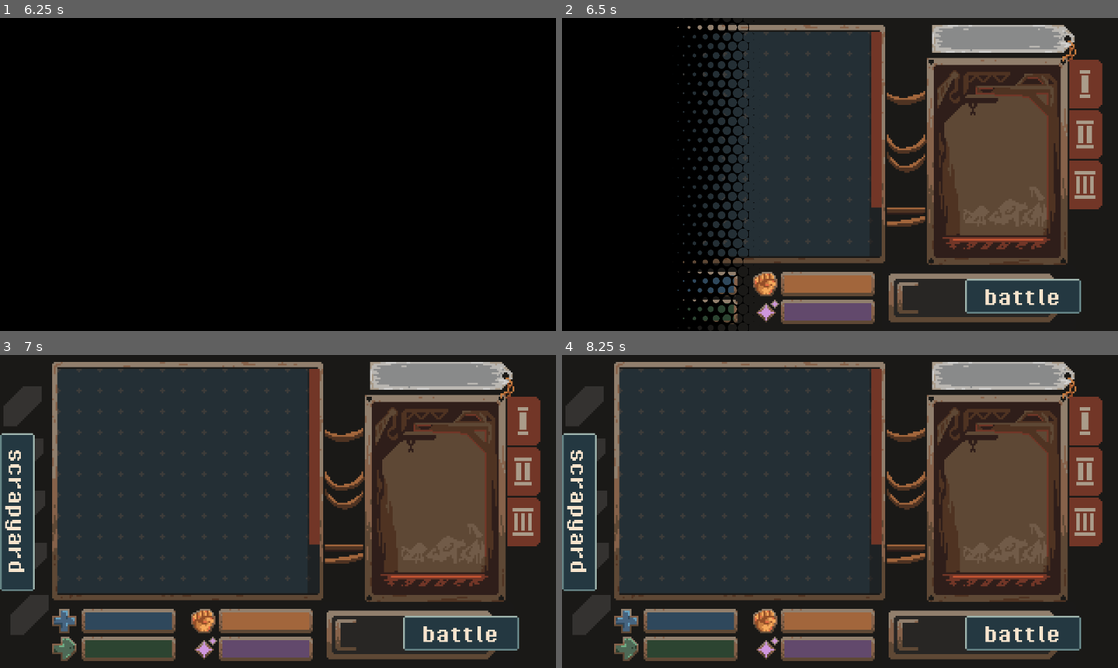
Above: before the commit, frames 1-4 (two rows, left to right).
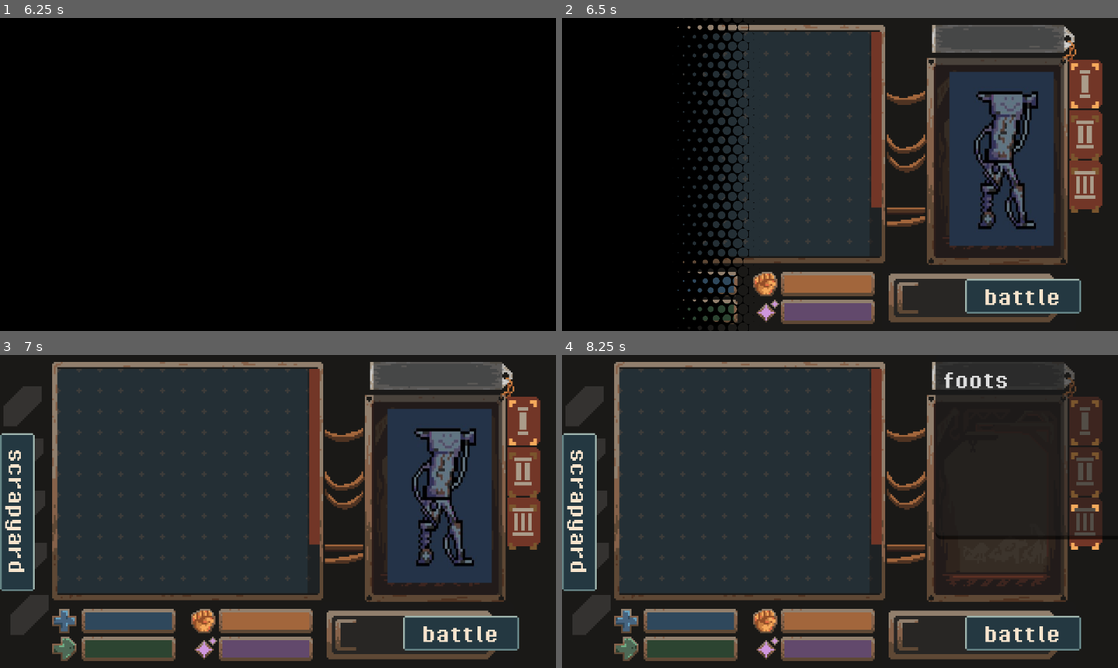
Above: after the commit, the same moments.

Repository: Nikiroz/Ludum60
Game: Godot game, scene res://scenes/main.tscn
Same seed, same stepped clock (60 frames per second), same inputs: the game is played once before the commit and once after it.
Inputs (mouse positions are in pixels of both pictures, inside the frame that each line leads up to):
- Up to frame 1 (6.25 s): click "Settings" at 0.5 s; click "Credits" at 1.25 s; click (289, 111) at 2 s; click (289, 180) at 2.75 s; click "Back" at 3.5 s; click "scrapyard" at 4.25 s; click "battle" at 5 s; click "New game" at 5.75 s
- Up to frame 2 (6.5 s): no input
- Up to frame 3 (7 s): click (522, 423) at 6.52 s
- Up to frame 4 (8.25 s): click (1084, 473) at 7.27 s; click (1084, 527) at 8.02 s

Frame 1 is identical in both runs. In frame 2, 14% of the frame differs, in the area x 67-97%, y 2-77%; in frame 3, 14%; in frame 4, 16%, in the area x 67-98%, y 2-77%.

Commit message:
табы

Diff:
--- a/scenes/garage.tscn
+++ b/scenes/garage.tscn
@@ -3,13 +3,15 @@
 [ext_resource type="Script" uid="uid://3p2nn0t14v6h" path="res://scripts/garage.gd" id="1_47l8i"]
 [ext_resource type="Texture2D" uid="uid://b80dnnraacuc0" path="res://sprites/mocup/screen2_base.png" id="1_f50xb"]
 [ext_resource type="Texture2D" uid="uid://dd38cu5vqkvxx" path="res://sprites/mocup/screen2_buttons.png" id="2_6thhw"]
-[ext_resource type="Texture2D" uid="uid://bgclvlxk1fc0n" path="res://sprites/ui/button/ui_part.png" id="2_gnlqp"]
+[ext_resource type="Texture2D" uid="uid://c2h7kk68cse5f" path="res://sprites/ui/garage/active_ico_2.png" id="2_gnlqp"]
 [ext_resource type="Texture2D" uid="uid://d00xl4qq8kd4g" path="res://sprites/ui/cell_bg.png" id="7_47l8i"]
 [ext_resource type="Theme" uid="uid://cx7xm3yx6xpow" path="res://styles/scroll.tres" id="7_v0fcm"]
+[ext_resource type="Texture2D" uid="uid://k1v7ag8nntqd" path="res://sprites/mocup/2026-10-19 16.49.34.jpg" id="8_4laxj"]
 [ext_resource type="Texture2D" uid="uid://cxhgbsvyfea52" path="res://sprites/ui/garage/stats.png" id="8_47l8i"]
 [ext_resource type="Texture2D" uid="uid://66r16n1bi1a5" path="res://sprites/ui/garage/battle_button.png" id="9_oyih7"]
 [ext_resource type="Script" uid="uid://mdymk87qlj2m" path="res://scripts/ui/ui_button.gd" id="10_8ish0"]
 [ext_resource type="Script" uid="uid://ckg3p5xnsmbve" path="res://scripts/ui/inventory_grid.gd" id="10_inventory"]
+[ext_resource type="Script" uid="uid://cefdxqlr7hx15" path="res://scripts/ui/side_tabs.gd" id="11_side_tabs"]
 
 [sub_resource type="StyleBoxFlat" id="StyleBoxFlat_d8qye"]
 content_margin_left = 0.0
@@ -85,12 +87,16 @@
 script = ExtResource("10_inventory")
 
 [node name="MarginContainer" type="MarginContainer" parent="VBoxContainer/MarginContainer/HBoxContainer" unique_id=1599431966]
-visible = false
 layout_mode = 2
 size_flags_horizontal = 3
-theme_override_constants/margin_left = 27
-
-[node name="TabContainer2" type="TabContainer" parent="VBoxContainer/MarginContainer/HBoxContainer/MarginContainer" unique_id=249565875]
+theme_override_constants/margin_left = 22
+theme_override_constants/margin_right = 11
+
+[node name="HBoxContainer" type="HBoxContainer" parent="VBoxContainer/MarginContainer/HBoxContainer/MarginContainer" unique_id=1085941650]
+layout_mode = 2
+script = ExtResource("11_side_tabs")
+
+[node name="TabContainer2" type="TabContainer" parent="VBoxContainer/MarginContainer/HBoxContainer/MarginContainer/HBoxContainer" unique_id=249565875]
 layout_mode = 2
 size_flags_horizontal = 3
 theme_override_constants/side_margin = 0
@@ -102,32 +108,35 @@
 theme_override_styles/tab_selected = SubResource("StyleBoxFlat_d8qye")
 theme_override_styles/tab_disabled = SubResource("StyleBoxFlat_d8qye")
 theme_override_styles/tab_focus = SubResource("StyleBoxFlat_d8qye")
-current_tab = 1
-tab_0/icon = ExtResource("2_gnlqp")
-tab_1/icon = ExtResource("2_gnlqp")
-tab_2/icon = ExtResource("2_gnlqp")
-
-[node name="TabBar3" type="TabBar" parent="VBoxContainer/MarginContainer/HBoxContainer/MarginContainer/TabContainer2" unique_id=2113432495]
-visible = false
+current_tab = 0
+tabs_visible = false
+
+[node name="TabBar3" type="TabBar" parent="VBoxContainer/MarginContainer/HBoxContainer/MarginContainer/HBoxContainer/TabContainer2" unique_id=2113432495]
 layout_mode = 2
 metadata/_tab_index = 0
 metadata/_tab_name = ""
 
-[node name="TextEdit" type="TextEdit" parent="VBoxContainer/MarginContainer/HBoxContainer/MarginContainer/TabContainer2/TabBar3" unique_id=538678478]
+[node name="TextureRect" type="TextureRect" parent="VBoxContainer/MarginContainer/HBoxContainer/MarginContainer/HBoxContainer/TabContainer2/TabBar3" unique_id=1523984160]
+custom_maximum_size = Vector2(60, 100)
 layout_mode = 1
 anchors_preset = 15
 anchor_right = 1.0
 anchor_bottom = 1.0
-grow_horizontal = 2
-grow_vertical = 2
-text = "left hand"
-
-[node name="TabBar4" type="TabBar" parent="VBoxContainer/MarginContainer/HBoxContainer/MarginContainer/TabContainer2" unique_id=1045187979]
+offset_left = 8.0
+offset_top = 31.0
+offset_right = -7.0
+offset_bottom = -7.0
+grow_horizontal = 2
+grow_vertical = 2
+texture = ExtResource("8_4laxj")
+
+[node name="TabBar4" type="TabBar" parent="VBoxContainer/MarginContainer/HBoxContainer/MarginContainer/HBoxContainer/TabContainer2" unique_id=1045187979]
+visible = false
 layout_mode = 2
 metadata/_tab_index = 1
 metadata/_tab_name = ""
 
-[node name="TextEdit" type="TextEdit" parent="VBoxContainer/MarginContainer/HBoxContainer/MarginContainer/TabContainer2/TabBar4" unique_id=162637557]
+[node name="TextEdit" type="TextEdit" parent="VBoxContainer/MarginContainer/HBoxContainer/MarginContainer/HBoxContainer/TabContainer2/TabBar4" unique_id=162637557]
 layout_mode = 1
 anchors_preset = 15
 anchor_right = 1.0
@@ -136,18 +145,41 @@
 grow_vertical = 2
 text = "right hand"
 
-[node name="TabBar5" type="TabBar" parent="VBoxContainer/MarginContainer/HBoxContainer/MarginContainer/TabContainer2" unique_id=2127662024]
+[node name="TabBar5" type="TabBar" parent="VBoxContainer/MarginContainer/HBoxContainer/MarginContainer/HBoxContainer/TabContainer2" unique_id=2127662024]
 visible = false
 layout_mode = 2
 metadata/_tab_index = 2
 metadata/_tab_name = ""
 
-[node name="TextEdit" type="TextEdit" parent="VBoxContainer/MarginContainer/HBoxContainer/MarginContainer/TabContainer2/TabBar5" unique_id=357318558]
+[node name="TextEdit" type="TextEdit" parent="VBoxContainer/MarginContainer/HBoxContainer/MarginContainer/HBoxContainer/TabContainer2/TabBar5" unique_id=357318558]
 layout_mode = 0
 offset_right = 119.0
 offset_bottom = 106.0
 text = "foots"
 
+[node name="TabButtons" type="VBoxContainer" parent="VBoxContainer/MarginContainer/HBoxContainer/MarginContainer/HBoxContainer" unique_id=1441514338]
+layout_mode = 2
+size_flags_vertical = 4
+theme_override_constants/separation = 4
+
+[node name="LeftHandButton" type="TextureButton" parent="VBoxContainer/MarginContainer/HBoxContainer/MarginContainer/HBoxContainer/TabButtons" unique_id=1062727773]
+layout_mode = 2
+tooltip_text = "Left hand"
+toggle_mode = true
+texture_normal = ExtResource("2_gnlqp")
+
+[node name="RightHandButton" type="TextureButton" parent="VBoxContainer/MarginContainer/HBoxContainer/MarginContainer/HBoxContainer/TabButtons" unique_id=767822516]
+layout_mode = 2
+tooltip_text = "Right hand"
+toggle_mode = true
+texture_normal = ExtResource("2_gnlqp")
+
+[node name="FeetButton" type="TextureButton" parent="VBoxContainer/MarginContainer/HBoxContainer/MarginContainer/HBoxContainer/TabButtons" unique_id=587732376]
+layout_mode = 2
+tooltip_text = "Feet"
+toggle_mode = true
+texture_normal = ExtResource("2_gnlqp")
+
 [node name="MarginContainer2" type="MarginContainer" parent="VBoxContainer" unique_id=1839725025]
 layout_mode = 2
 size_flags_vertical = 3
--- a/scripts/battle_unit.gd
+++ b/scripts/battle_unit.gd
@@ -1,7 +1,9 @@
 class_name BattleUnit
 extends RefCounted
 
+const UNIT_NAMES: Array[String] = ["биба", "боба", "абоба"]
 
+var name: String = UNIT_NAMES.pick_random()
 var health: float = 100.0
 # Количество атак в секунду.
 var attack_speed: float = 1.0
--- a/scripts/robot_sprite.gd
+++ b/scripts/robot_sprite.gd
@@ -83,8 +83,8 @@
 	if unit == null:
 		return
 
-	var stats_text := "Жизни:%.0f\nАтк/с:%.2f\nУрон:%.0f\nКрит:%.0f%%" % [
-		unit.health, unit.attack_speed, unit.damage, unit.crit_chance * 100.0
+	var stats_text := "%s\nЖизни:%.0f\nАтк/с:%.2f\nУрон:%.0f\nКрит:%.0f%%" % [
+		unit.name, unit.health, unit.attack_speed, unit.damage, unit.crit_chance * 100.0
 	]
 	if unit is BossUnitData:
 		var targets: PackedStringArray = []
--- /dev/null
+++ b/scripts/ui/side_tabs.gd
@@ -0,0 +1,24 @@
+extends HBoxContainer
+
+@onready var tabs: TabContainer = $TabContainer2
+@onready var buttons: VBoxContainer = $TabButtons
+
+
+func _ready() -> void:
+	for index in range(buttons.get_child_count()):
+		var button := buttons.get_child(index) as TextureButton
+		button.pressed.connect(_select_tab.bind(index))
+	tabs.tab_changed.connect(_update_buttons)
+	_update_buttons(tabs.current_tab)
+
+
+func _select_tab(index: int) -> void:
+	tabs.current_tab = index
+	_update_buttons(index)
+
+
+func _update_buttons(selected: int) -> void:
+	for index in range(buttons.get_child_count()):
+		var button := buttons.get_child(index) as TextureButton
+		button.set_pressed_no_signal(index == selected)
+		button.self_modulate = Color.WHITE if index == selected else Color(0.5, 0.5, 0.5)
Not shown, added: scripts/ui/side_tabs.gd.uid
